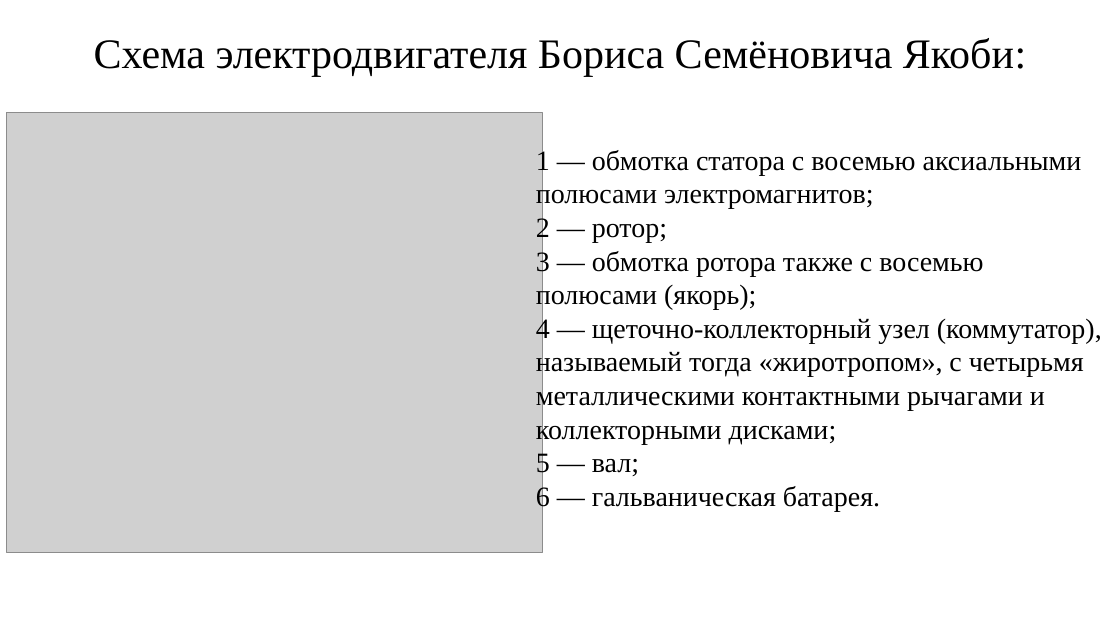
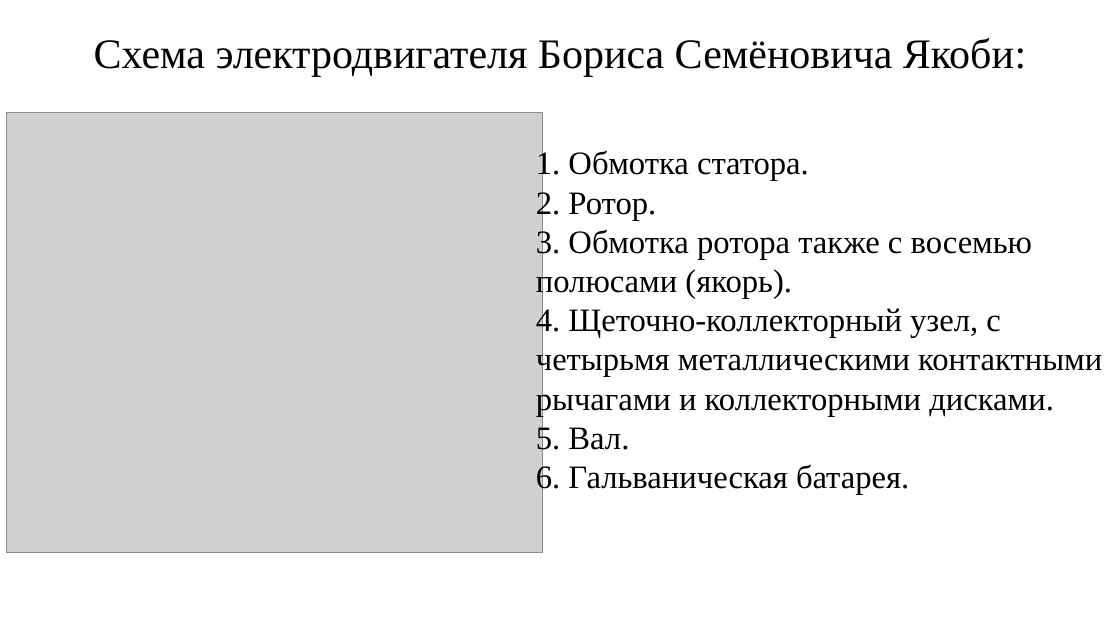
Before and after one commit to KuzovlevAnton/photos, a slide deck: slide 4 of Кузовлев.pptx. Drawn at 1120x630 pixels with LibreOffice and Linux fonts; fonts in the diff are those of the drawing; grey boxes stand for pictures. Boxes give left, top, right and bottom in pixels: in the first picture for what was removed or moved away, otherwise in the second. Text is boxed around its words. In the diff, an @@ line names an element or a change of style, - is before the commit and + after.

```diff
--- a/Кузовлев.pptx
+++ b/Кузовлев.pptx
@@ text at (536,149,1102,495): text changed; size 24 to 28 pt @@
-1 — обмотка статора с восемью аксиальными полюсами электромагнитов;
-2 — ротор;
-3 — обмотка ротора также с восемью полюсами (якорь);
-4 — щеточно-коллекторный узел (коммутатор), называемый тогда «жиротропом», с четырьмя металлическими контактными рычагами и коллекторными дисками;
-5 — вал;
-6 — гальваническая батарея.
+1. Обмотка статора.
+2. Ротор.
+3. Обмотка ротора также с восемью полюсами (якорь).
+4. Щеточно-коллекторный узел, с четырьмя металлическими контактными рычагами и коллекторными дисками.
+5. Вал.
+6. Гальваническая батарея.
```
Also in this commit, not shown: 4 other slides changed, 4 slides added, 1 other file.
